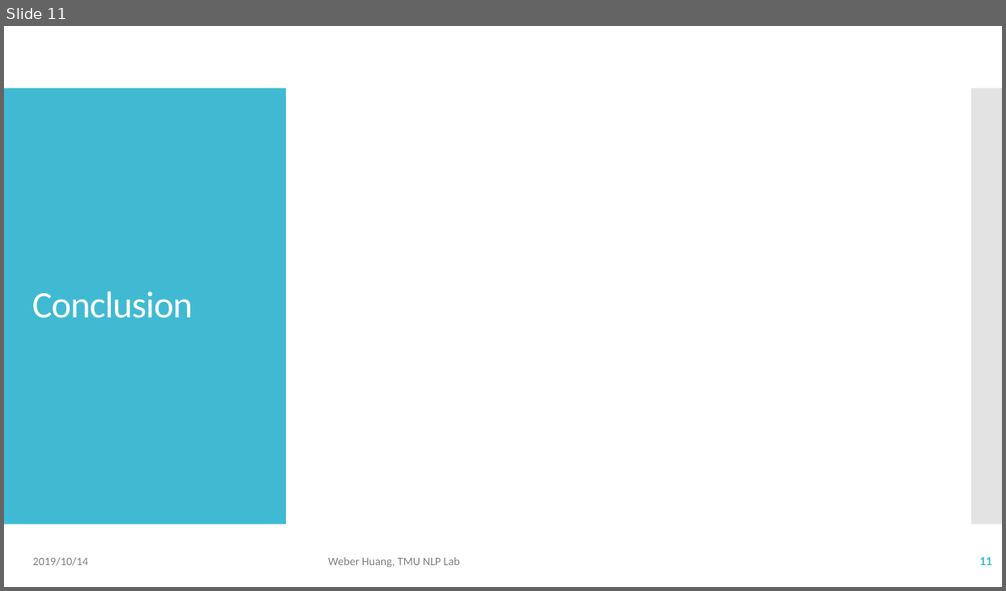
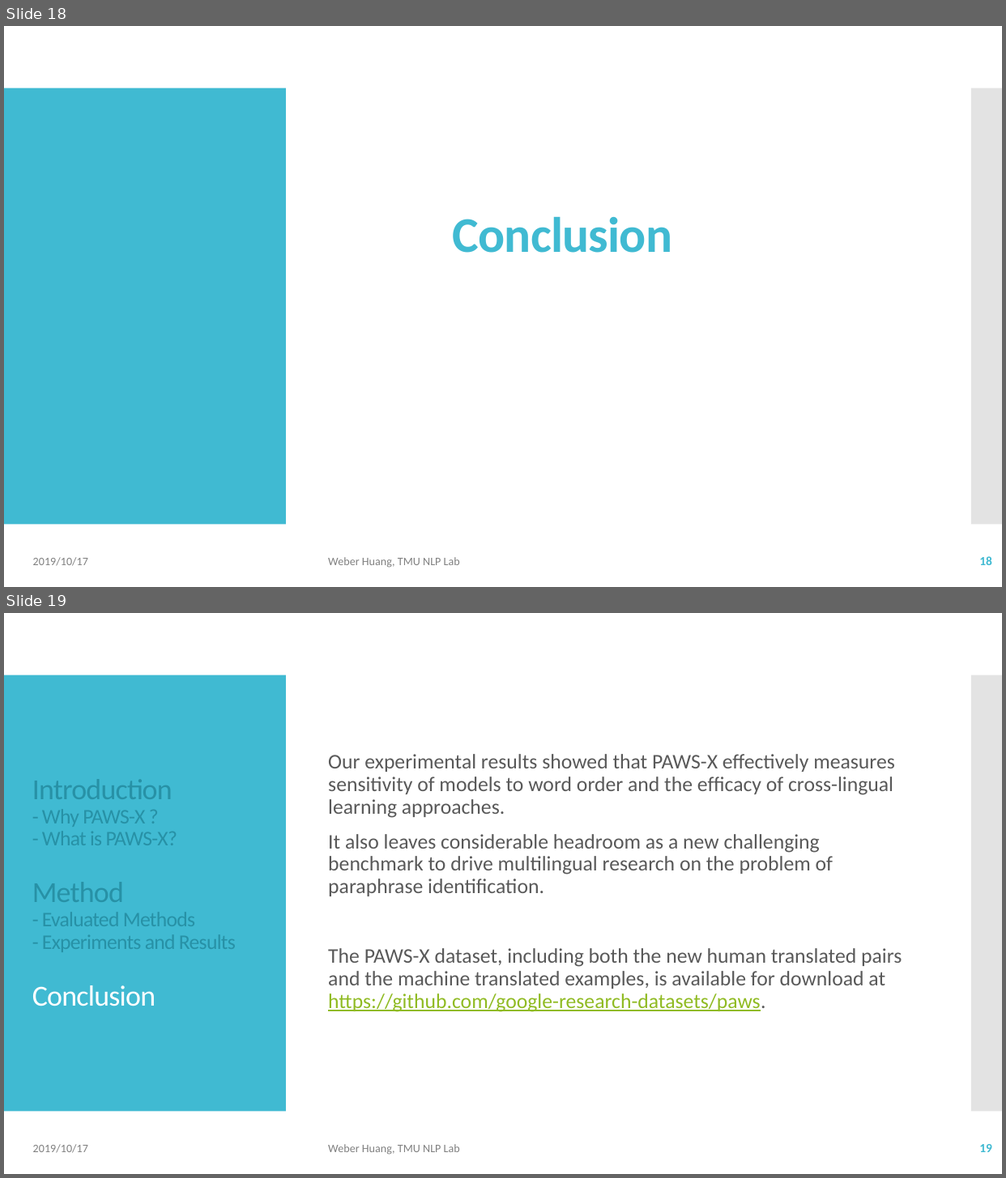
Before and after one commit to Weber12321/TMU-GIDS, a slide deck: Lab/Paper survey I.pptx. Shown one above the other, each under a label of ours: slide 11 before the commit, slides 18 and 19 after it. The pictures are 1006x591 and 1006x1178 pixels, drawn with LibreOffice and Linux fonts; fonts in the diff are those of the drawing. Boxes give left, top, right and bottom in pixels: in the first picture for what was removed or moved away, otherwise in the second. Text is boxed around its words. In the diff, an @@ line names an element or a change of style, - is before the commit and + after.

```diff
--- a/Lab/Paper survey I.pptx
+++ b/Lab/Paper survey I.pptx
@@ slide 19 added at (4, 613, 1002, 1174), background #FFFFFF; not listed: 2 template elements that a slide beside it also shows @@
@@ text added at (328, 754, 901, 1012), 20 pt, text #595959 @@
+Our experimental results showed that PAWS-X effectively measures sensitivity of models to word order and the efﬁcacy of cross-lingual learning approaches.
+It also leaves considerable headroom as a new challenging benchmark to drive multilingual research on the problem of paraphrase identiﬁcation.
+The PAWS-X dataset, including both the new human translated pairs and the machine translated examples, is available for download at https://github.com/google-research-datasets/paws.
@@ title added at (32, 779, 236, 1007), 20 pt, text #2791A6 @@
+Introduction
+- Why PAWS-X ?
+- What is PAWS-X?
+Method
+- Evaluated Methods
+- Experiments and Results
+Conclusion
@@ text added at (33, 1144, 88, 1153), 11 pt, text #808080 @@
+2019/10/17
@@ text added at (328, 1144, 460, 1155), 11 pt, text #808080 @@
+Weber Huang, TMU NLP Lab
@@ page number added at (979, 1144, 992, 1152), 12 pt, text #40BAD2, bold @@
+19
@@ what was slide 11 is now slide 18 @@
@@ slide 18 changed as well @@
@@ title "Conclusion": place and size @@
-title "Conclusion" at (32, 292, 193, 318)
+title "Conclusion" at (453, 217, 673, 253)
@@ title "Conclusion" at (453, 217, 673, 253): size 36 to 48 pt, text colour #FFFFFF to #40BAD2, bold on; alignment left to centre @@
@@ text at (33, 557, 88, 566): text changed @@
-2019/10/14
+2019/10/17
@@ page number at (979, 557, 992, 565): text changed @@
-11
+18
```
Also in this commit, not shown: 10 other slides changed, 8 other slides added, 1 slide removed, 6 other files.
